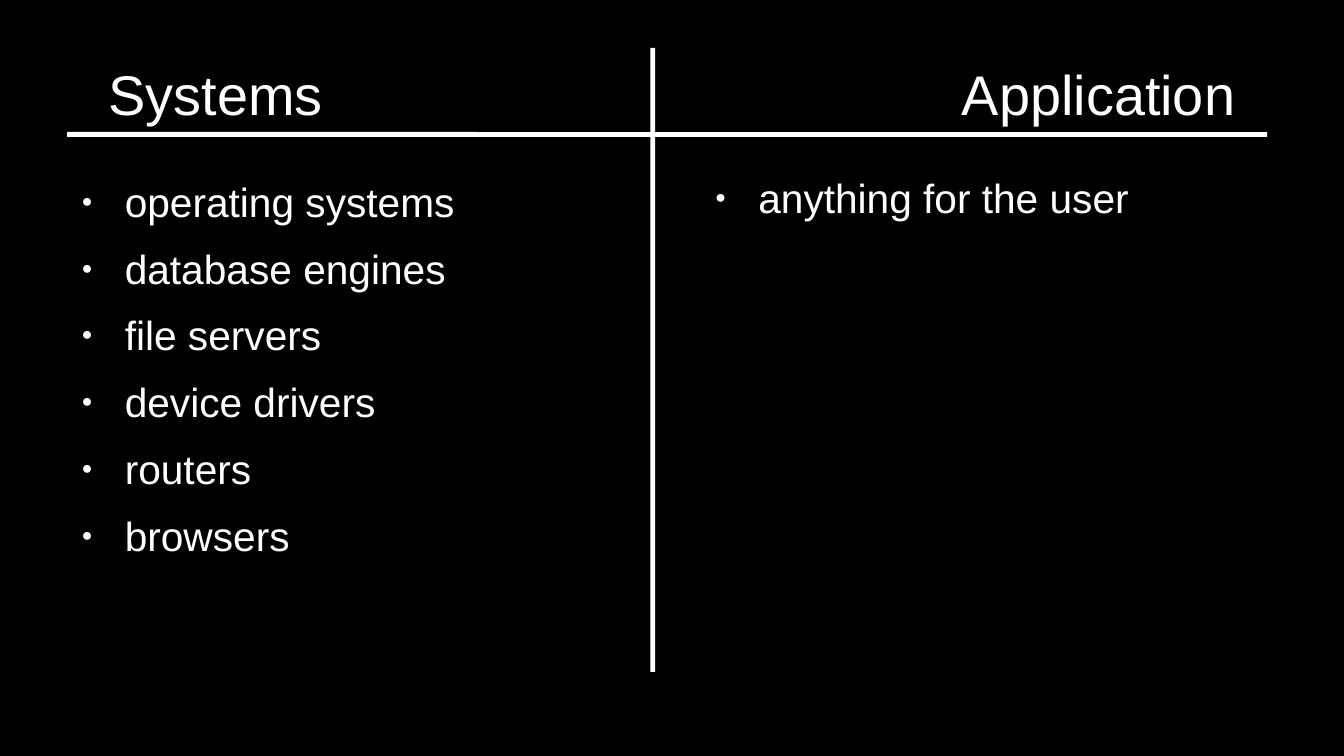
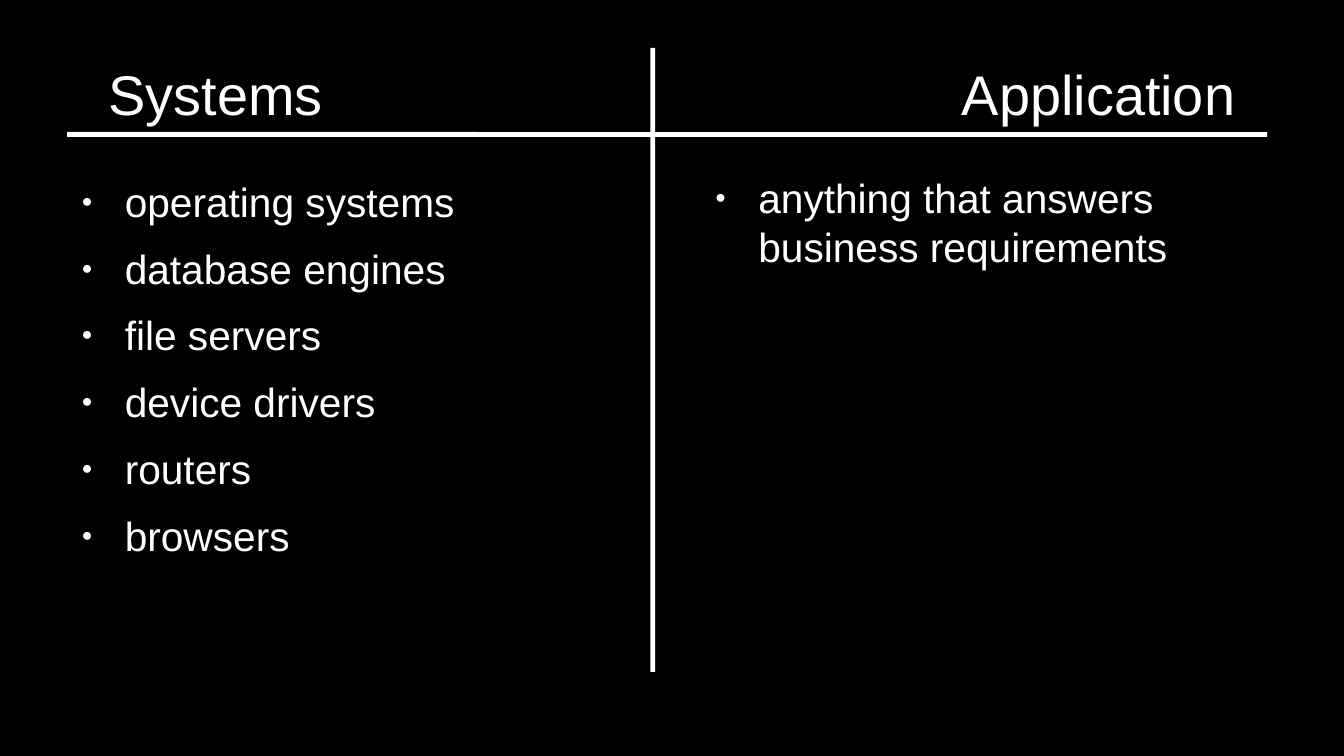
Before and after one commit to numical/jsacademy, a slide deck: slide 8 of session1/Talk1.odp. Drawn at 1344x756 pixels with LibreOffice and Linux fonts; fonts in the diff are those of the drawing. Boxes give left, top, right and bottom in pixels: in the first picture for what was removed or moved away, otherwise in the second. Text is boxed around its words. In the diff, an @@ line names an element or a change of style, - is before the commit and + after.

```diff
--- a/session1/Talk1.odp
+++ b/session1/Talk1.odp
@@ text at <box>758,183,1167,269</box>: text changed @@
-● anything for the user
+● anything that answers business requirements
```
Also in this commit, not shown: 8 other slides changed, 5 slides added, 4 slides removed, 15 other files.
